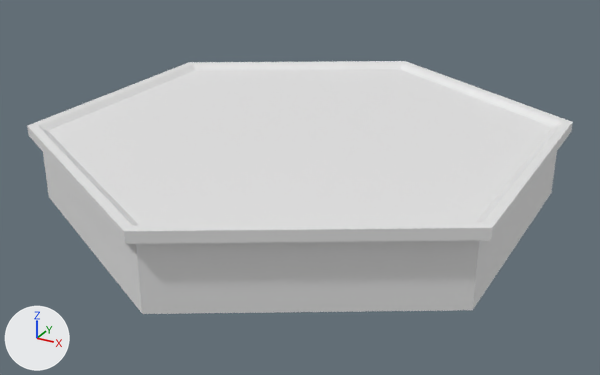
A saved change to the FBX model Assets/Visuals/Platform/Platform.fbx.
The view is the same before and after, from a 50 mm camera at (1.388, -2.537, 1.112) aimed at (0.014, -0.039, -0.137). Arrows for +X, +Y and +Z are at lower left; the lights stay in place. Where no turn or scale is listed for an object, it has been applied to the vertices.

Names of what the first picture shows: 'Hexa_Platform'.
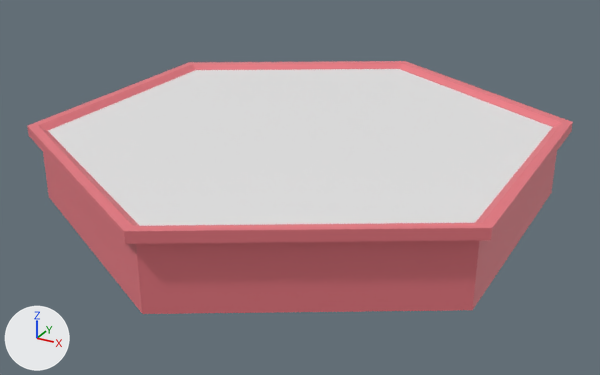
The change, as a list of edits to the scene's bpy script:
```text
Add mat_platform:
    mat_platform = principled_material('Platform')
    mat_platform.base_color = (0.8, 0.187, 0.218)  # pink #e77881
Add mat_color_tapis:
    mat_color_tapis = principled_material('Color_tapis')
    mat_color_tapis.base_color = (0.8, 0.8, 0.8)  # white #e7e7e7
Change me_cylinder_003:
    where me_cylinder_003.from_pydata(...)  # 36 vertices, 33 faces; spans x -0.87..0.87, y -1.0..1.0, z -0.19..0.1
    used by ob_hexa_platform; location = (0.0, 0.0, 0.0)
    me_cylinder_003 part 1: 10 of the faces centred in x -0.87..-0.41, y 0.0..0.75, z -0.07..0.1 switch from no material to mat_platform (pink #e77881)
    me_cylinder_003 part 2: 10 of the faces centred in x 0.41..0.87, y -0.75..0.0, z -0.07..0.1 switch from no material to mat_platform (pink #e77881)
    me_cylinder_003 part 3: 6 of the faces centred in x -0.43..0.0, y -0.75..0.0, z -0.19..0.1 switch from no material to mat_platform (pink #e77881)
    me_cylinder_003 part 4: 5 of the faces centred in x 0.41..0.43, y 0.71..0.75, z -0.07..0.1 switch from no material to mat_platform (pink #e77881)
    add me_cylinder_003.materials.append(mat_color_tapis)  # white #e7e7e7
```

Pixel boxes [x1, y1, x2, y2] of what changed, in the pictures (600 x 375 px):
part 1 of me_cylinder_003, recoloured (white to pink)
    both: [28, 61, 405, 131]
part 2 of me_cylinder_003, recoloured
    both: [124, 122, 573, 314]
part 3 of me_cylinder_003, recoloured
    both: [27, 126, 142, 313]
part 4 of me_cylinder_003, recoloured (white to pink)
    both: [400, 61, 571, 127]
